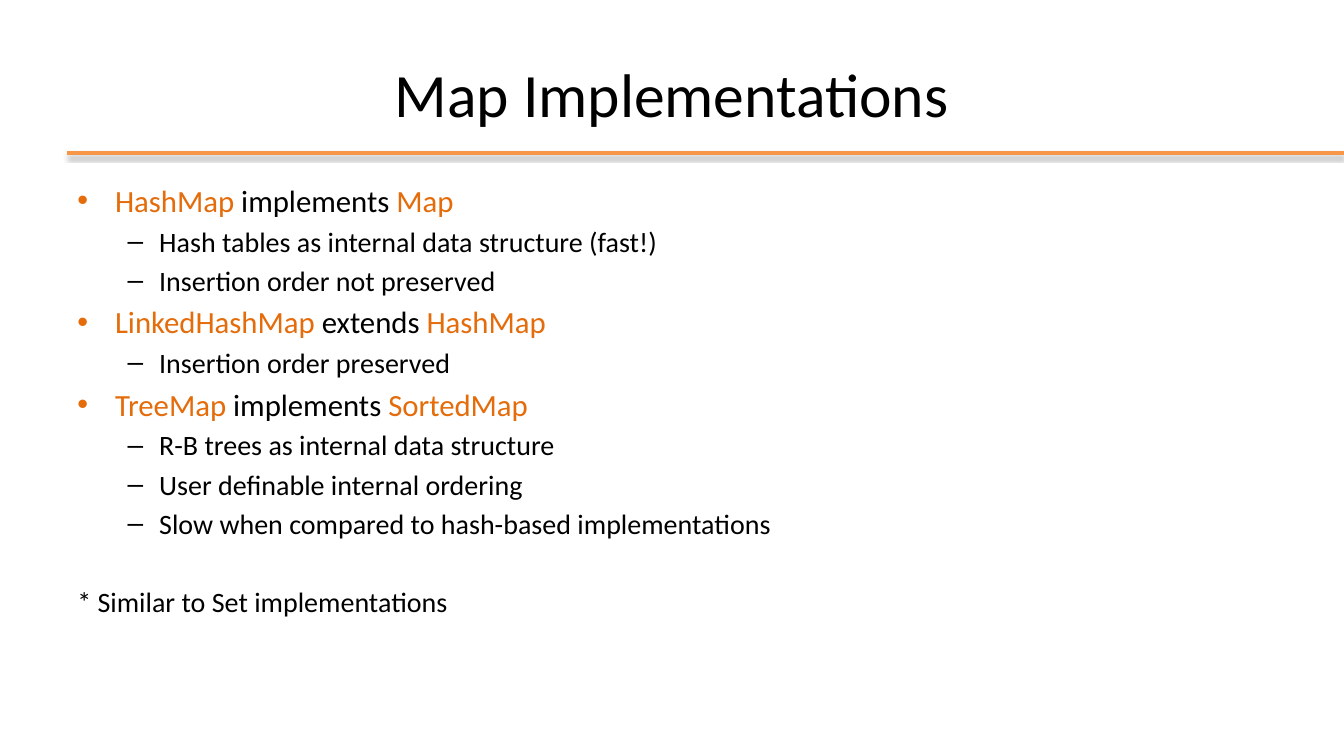
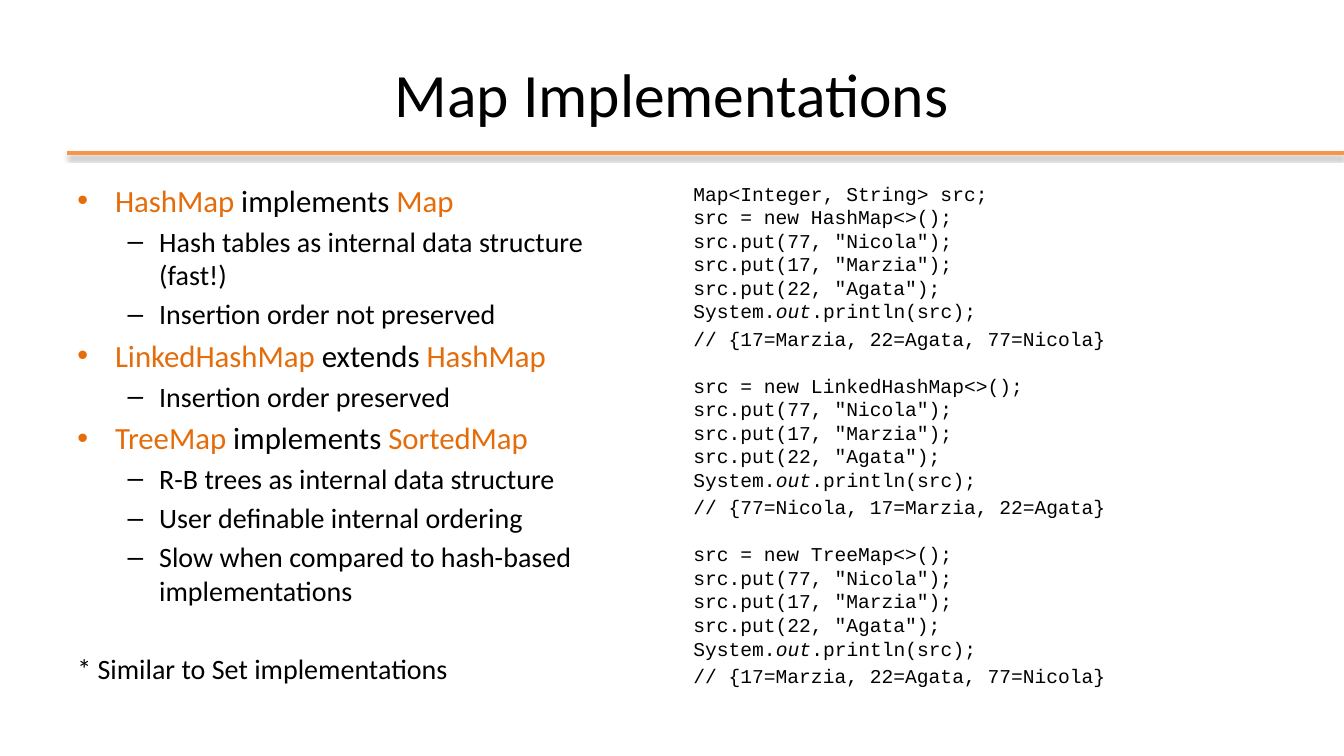
Before and after one commit to plctechnician/ooprogramming, a slide deck: slide 36 of java/slides/ppt/04 - Java Data Structures.pptx (slide 34 before the commit). Drawn at 1344x756 pixels with LibreOffice and Linux fonts; fonts in the diff are those of the drawing; background and template pictures are left out. Boxes give left, top, right and bottom in pixels: in the first picture for what was removed or moved away, otherwise in the second. Text is boxed around its words. In the diff, an @@ line names an element or a change of style, - is before the commit and + after.

```diff
--- a/java/slides/ppt/04 - Java Data Structures.pptx
+++ b/java/slides/ppt/04 - Java Data Structures.pptx
@@ text "HashMap implements Map" rewrapped from (98, 190, 770, 617) to (98, 190, 583, 684) @@
@@ text added at (693, 187, 1106, 687), 14 pt, text #000000 @@
+Map<Integer, String> src;
+src = new HashMap<>();
+src.put(77, "Nicola");
+src.put(17, "Marzia");
+src.put(22, "Agata");
+System.out.println(src);
+// {17=Marzia, 22=Agata, 77=Nicola}
+src = new LinkedHashMap<>();
+src.put(77, "Nicola");
+src.put(17, "Marzia");
+src.put(22, "Agata");
+System.out.println(src);
+// {77=Nicola, 17=Marzia, 22=Agata}
+src = new TreeMap<>();
+src.put(77, "Nicola");
+src.put(17, "Marzia");
+src.put(22, "Agata");
+System.out.println(src);
+// {17=Marzia, 22=Agata, 77=Nicola}
```
Also in this commit, not shown: 12 other slides changed.
